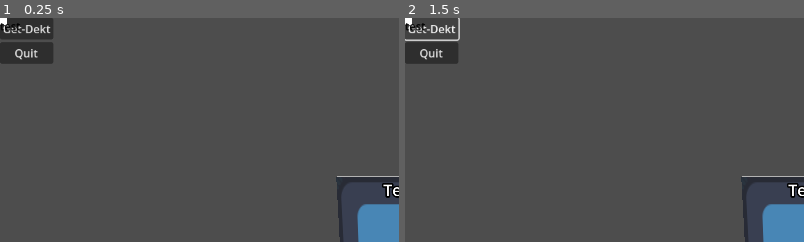
Above: before the commit, frames 1-2 (left to right).
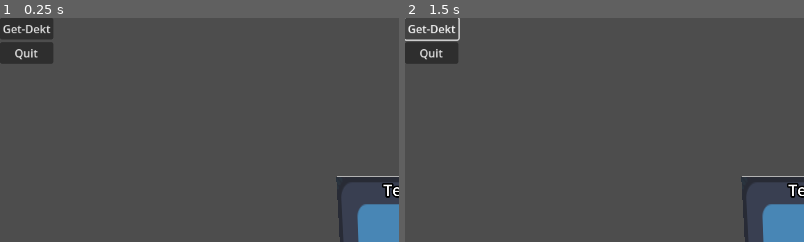
Above: after the commit, the same moments.

Repository: thomascrow01/godotcardgamebase
Game: Godot game, scene res://scenes/testscene.tscn
Same seed, same stepped clock (60 frames per second), same inputs: the game is played once before the commit and once after it. The engine's default icon, where the game draws it, is replaced by a stand-in: a white triangle on a blue panel in a dark square.
Inputs:
- Up to frame 1 (0.25 s): no input
- Up to frame 2 (1.5 s): click "Get-Dekt" at 0.5 s; click "Get-Dekt" at 1.25 s
The pictures show only the part of the screen within x 0-50%, y 0-50%; the shares and areas given below are measured in that part.

The runs differ from the first frame. In frame 1, 0.1% of the frame differs, in the area x 0-6%, y 0-6%; in frame 2, 0.1%.
Error in both runs: Invalid call. Nonexistent function 'change_scene' in base 'SceneTree'. (res://scripts/Menu.gd:24)

Commit message:
messing around a little bit yet again

Diff:
--- a/cardgame/scenes/GenericCard.tscn
+++ b/cardgame/scenes/GenericCard.tscn
@@ -28,6 +28,7 @@
 
 [node name="Node2D" type="Node2D" parent="."]
 editor_description = "This is a version of the card meant to be used on the hud (could be used if the game is 2D but use this for something like hovering the mouse over a card to get a closer look)"
+visible = false
 
 [node name="MeshInstance2D" type="MeshInstance2D" parent="Node2D"]
 scale = Vector2(10, 10)
--- a/cardgame/scripts/CardRender.gd
+++ b/cardgame/scripts/CardRender.gd
@@ -1,7 +1,7 @@
 #	CardRender.gd
 #   Written by Thomas Crow
 #	Creation date: 12/11/2023
-#	Last updated: 16/11/2023
+#	Last updated: 18/11/2023
 # This is a base for rendering cards
 
 extends Node
@@ -11,8 +11,45 @@
 
 #var card : Card
 
-var hidden : bool
-var invisible : bool
+var hidden : bool # swap the details displayed on the card for something generic to hide information that should not be visible for gameplay reasons (cards in opponent's hands or cards that are face down)
+var invisible : bool # make the card invisible, use this for if the card is not meant to be visible at all
+
+func update_card() :
+	pass
+
+func toggle_hidden() :
+	set_hidden(!hidden)
+
+func set_hidden(state : bool) :
+	hidden = state
+
+	if hidden :
+		node_game.get_node("Label3D").visible = true
+
+		# DESIGN BETTER WAY OF DOING THE IMAGE
+		# will have a field somewhere to have the generic face asset
+		var material : StandardMaterial3D = (node_game.get_node("MeshInstance3D") as MeshInstance3D).get_surface_override_material(0)
+		material.albedo_texture = load("res://icon.svg")
+	else :
+		node_game.get_node("Label3D").visible = false
+
+		# ALSO MAKE FUNCTION FOR SETTING IMAGE
+		# decide on the Card.gd Key for the image asset
+		var material : StandardMaterial3D = (node_game.get_node("MeshInstance3D") as MeshInstance3D).get_surface_override_material(0)
+		material.albedo_texture = load("res://icon.svg")
+
+		update_card()
+
+func toggle_invisible() :
+	set_invisible(!invisible)
+
+func set_invisible(state : bool) :
+	invisible = state
+
+	if invisible :
+		node_game.visible = false
+	else :
+		node_game.visible = true
 
 # Called when the node enters the scene tree for the first time.
 func _ready():
@@ -24,5 +61,5 @@
 
 
 # Called every frame. 'delta' is the elapsed time since the previous frame.
-func _process(delta):
-	(node_game as Node3D).transform.rotated(Vector3(1,0,0), 45.0)
+#func _process(delta):
+#	node_game.rotate(Vector3(0, 0, 0), 1) # ok I give up on this rotating stuff for now
--- a/cardgame/scripts/ReadCsv.gd
+++ b/cardgame/scripts/ReadCsv.gd
@@ -1,10 +1,10 @@
 #	ReadCsv.gd
 #   Written by Thomas Crow
 #	Creation date: 12/11/2023
-#	Last updated: 12/11/2023
+#	Last updated: 18/11/2023
 # Function to read csv
 
-extends Node
+#extends Node
 
 # to read later
 # https://docs.godotengine.org/en/stable/tutorials/assets_pipeline/importing_translations.html#:~:text=Godot%20will%20treat%20CSV%20files%20as%20translations%20by,runs%2C%20specified%20in%20project.godot%20%28or%20the%20project%20settings%29.
@@ -15,16 +15,35 @@
 
 
 #https://ask.godotengine.org/40566/how-can-i-import-a-csv-or-txt-file
+#https://ask.godotengine.org/148063/solved-how-do-you-do-file-new-in-4x
+func read_csv(csv_path : String) :
 
-#var file = File.new()
-#file.open("res://resources/data/llangollen_aqueduct_trees.csv", file.READ)
+	#check if url
+	if csv_path.contains("http://") || csv_path.contains("https://"):
+		pass
+#		return get_asset_from_url(file_path)
 
-#var d = {}
+	var file = FileAccess.open(csv_path, FileAccess.READ)
 
-#while !file.eof_reached():
-#    var csv = file.get_csv_line ()
+	var d = {}
+	var columns = []
 
-#file.close()
+	var first_line = true
+
+	while !file.eof_reached():
+		var csv = file.get_csv_line ()
+
+		if first_line :
+			for col in csv :
+				d[col] = []
+				columns.append(col)
+			continue
+
+		for col in csv :
+			for column in columns :
+				d[column].append(col)
+
+	file.close()
 
 
 # Called when the node enters the scene tree for the first time.
